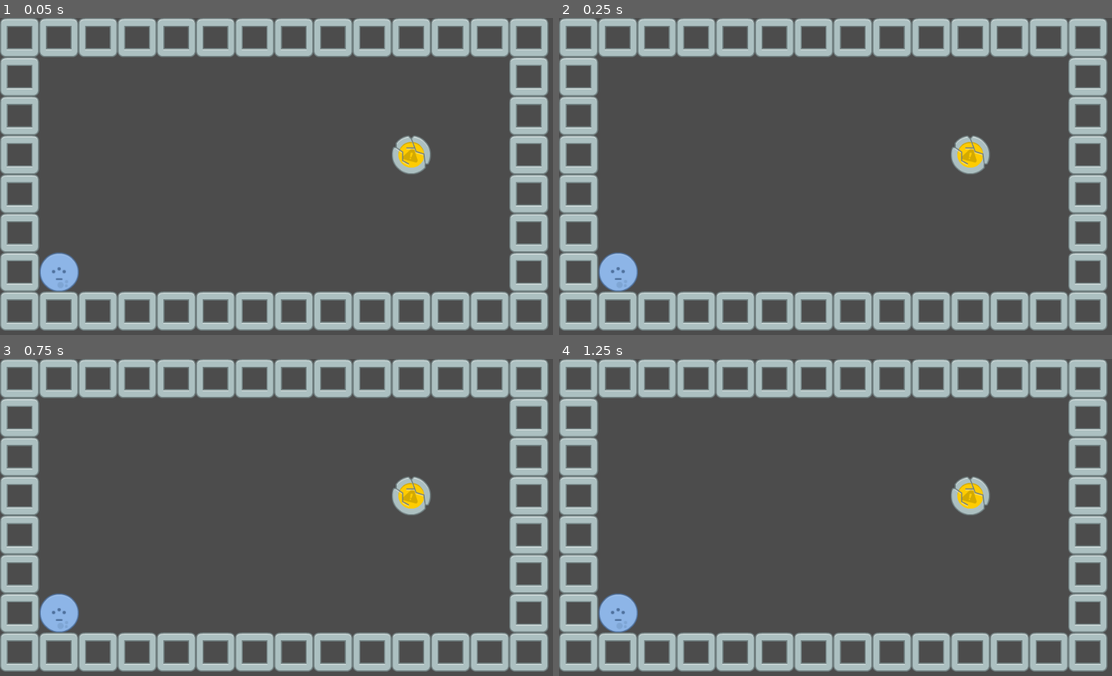
Above: before the commit, frames 1-4 (two rows, left to right).
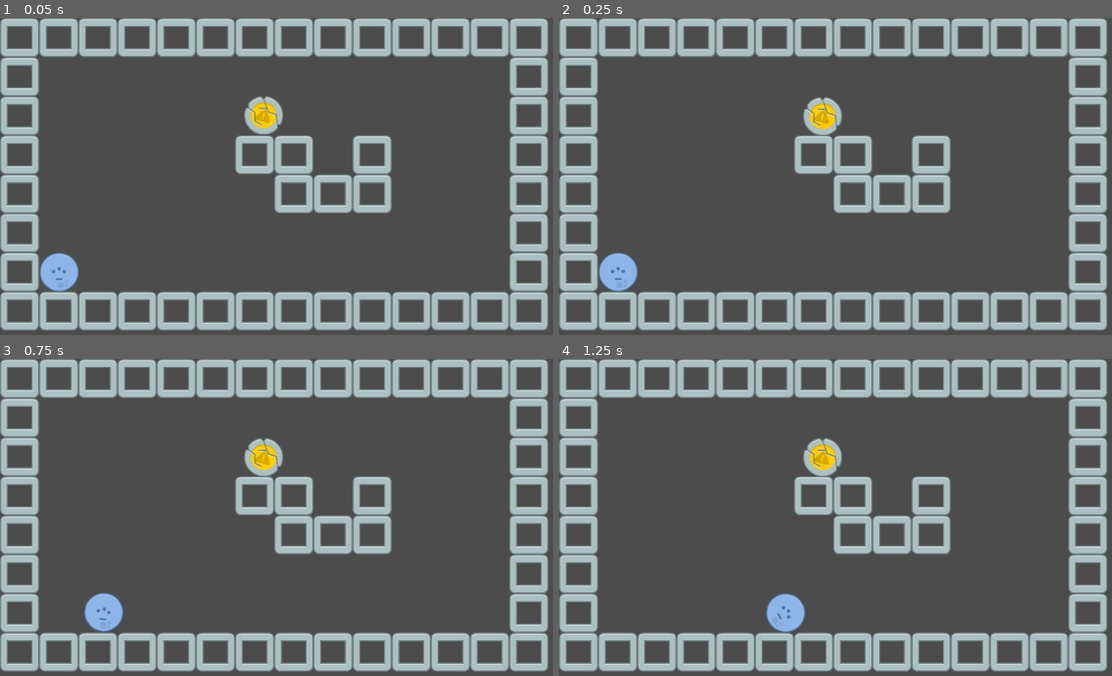
Above: after the commit, the same moments.

Repository: bsu-cs315/P1-Projectile-Launch
Game: Godot game, scene res://project/src/Level.tscn
Two runs of this game, one before a commit and one after it. Both use one fixed random seed, a clock stepped at 60 frames per second and the inputs below. Before the commit the project has no main scene; this scene is started directly in both runs.
Inputs:
- Up to frame 1 (0.05 s): no input
- Up to frame 2 (0.25 s): no input
- Up to frame 3 (0.75 s): tap Enter at 0.5 s; hold D (LaunchRight, bound only after the commit) from 0.53 s (still down); tap Down (DecreaseStrength, bound only after the commit) at 0.6 s
- Up to frame 4 (1.25 s): keep holding D (LaunchRight, bound only after the commit)

The runs differ from the first frame. In frame 1, 4.8% of the frame differs, in the area x 42-78%, y 24-62%; in frame 2, 4.8%; in frame 3, 6.2%, in the area x 7-78%, y 24-87%; in frame 4, 6.2%.

Commit message:
add README file and Target scene

Diff:
--- a/project.godot
+++ b/project.godot
@@ -16,7 +16,36 @@
 [application]
 
 config/name="ProjectileLaunch"
+run/main_scene="res://project/src/Level.tscn"
 config/icon="res://icon.png"
+
+[input]
+
+LaunchUp={
+"deadzone": 0.5,
+"events": [ Object(InputEventKey,"resource_local_to_scene":false,"resource_name":"","device":0,"alt":false,"shift":false,"control":false,"meta":false,"command":false,"pressed":false,"scancode":87,"unicode":0,"echo":false,"script":null)
+ ]
+}
+LaunchRight={
+"deadzone": 0.5,
+"events": [ Object(InputEventKey,"resource_local_to_scene":false,"resource_name":"","device":0,"alt":false,"shift":false,"control":false,"meta":false,"command":false,"pressed":false,"scancode":68,"unicode":0,"echo":false,"script":null)
+ ]
+}
+LaunchUpRight={
+"deadzone": 0.5,
+"events": [ Object(InputEventKey,"resource_local_to_scene":false,"resource_name":"","device":0,"alt":false,"shift":false,"control":false,"meta":false,"command":false,"pressed":false,"scancode":32,"unicode":0,"echo":false,"script":null)
+ ]
+}
+IncreaseStrength={
+"deadzone": 0.5,
+"events": [ Object(InputEventKey,"resource_local_to_scene":false,"resource_name":"","device":0,"alt":false,"shift":false,"control":false,"meta":false,"command":false,"pressed":false,"scancode":16777232,"unicode":0,"echo":false,"script":null)
+ ]
+}
+DecreaseStrength={
+"deadzone": 0.5,
+"events": [ Object(InputEventKey,"resource_local_to_scene":false,"resource_name":"","device":0,"alt":false,"shift":false,"control":false,"meta":false,"command":false,"pressed":false,"scancode":16777234,"unicode":0,"echo":false,"script":null)
+ ]
+}
 
 [rendering]
 
--- a/project/src/Level.tscn
+++ b/project/src/Level.tscn
@@ -1,13 +1,10 @@
-[gd_scene load_steps=8 format=2]
+[gd_scene load_steps=6 format=2]
 
 [ext_resource path="res://project/assets/elementStone027.png" type="Texture" id=1]
 [ext_resource path="res://project/src/Projectile.tscn" type="PackedScene" id=2]
-[ext_resource path="res://project/assets/elementExplosive045.png" type="Texture" id=3]
+[ext_resource path="res://project/src/Target.tscn" type="PackedScene" id=3]
 
 [sub_resource type="ConvexPolygonShape2D" id=1]
-points = PoolVector2Array( 70, 70, 0, 70, 0, 0, 70, 0 )
-
-[sub_resource type="ConvexPolygonShape2D" id=4]
 points = PoolVector2Array( 70, 70, 0, 70, 0, 0, 70, 0 )
 
 [sub_resource type="TileSet" id=2]
@@ -32,30 +29,6 @@
 "shape_transform": Transform2D( 1, 0, 0, 1, 0, 0 )
 } ]
 0/z_index = 0
-1/name = "elementExplosive045.png 1"
-1/texture = ExtResource( 3 )
-1/tex_offset = Vector2( 0, 0 )
-1/modulate = Color( 1, 1, 1, 1 )
-1/region = Rect2( 0, 0, 70, 70 )
-1/tile_mode = 0
-1/occluder_offset = Vector2( 0, 0 )
-1/navigation_offset = Vector2( 0, 0 )
-1/shape_offset = Vector2( 0, 0 )
-1/shape_transform = Transform2D( 1, 0, 0, 1, 0, 0 )
-1/shape = SubResource( 4 )
-1/shape_one_way = false
-1/shape_one_way_margin = 1.0
-1/shapes = [ {
-"autotile_coord": Vector2( 0, 0 ),
-"one_way": false,
-"one_way_margin": 1.0,
-"shape": SubResource( 4 ),
-"shape_transform": Transform2D( 1, 0, 0, 1, 0, 0 )
-} ]
-1/z_index = 0
-
-[sub_resource type="PhysicsMaterial" id=3]
-bounce = 5.0
 
 [node name="Level" type="Node2D"]
 
@@ -63,8 +36,11 @@
 tile_set = SubResource( 2 )
 cell_size = Vector2( 70, 70 )
 format = 1
-tile_data = PoolIntArray( 0, 0, 0, 1, 0, 0, 2, 0, 0, 3, 0, 0 …(129 unchanged characters)…  0, 0, 131085, 0, 0, 196608, 0, 0, 196618, 1, 0, 196621, 0, 0, 262144, 0, 0, 262157, 0, 0, 327680, 0, 0, 3276 …(234 unchanged characters)…
+tile_data = PoolIntArray( 0, 0, 0, 1, 0, 0, 2, 0, 0, 3, 0, 0 …(129 unchanged characters)…  0, 0, 131085, 0, 0, 196608, 0, 0, 196614, 0, 0, 196615, 0, 0, 196617, 0, 0, 196621, 0, 0, 262144, 0, 0, 262151, 0, 0, 262152, 0, 0, 262153, 0, 0, 262157, 0, 0, 327680, 0, 0, 3276 …(234 unchanged characters)…
 
 [node name="Projectile" parent="." instance=ExtResource( 2 )]
 position = Vector2( 105.792, 455.577 )
-physics_material_override = SubResource( 3 )
+
+[node name="Target" parent="." instance=ExtResource( 3 )]
+position = Vector2( 471.165, 174.372 )
+gravity_scale = 0.75
--- a/project/src/Projectile.gd
+++ b/project/src/Projectile.gd
@@ -1,10 +1,30 @@
 extends RigidBody2D
 
 export var strength : float = 500
-
+var ready_for_launch : bool = true
+var in_the_air : bool = false
+var projectile_state : bool = ready_for_launch
 
 func _process(delta):
-	if Input.is_action_just_pressed("ui_up"):
-		var direction = Vector2(1,-1).normalized()
-		var velocity = direction * strength
-		apply_impulse(Vector2.ZERO, velocity)
+	if projectile_state == ready_for_launch:
+		if Input.is_action_just_pressed("LaunchUp"):
+			var direction = Vector2(0,-1).normalized()
+			var velocity = direction * strength
+			apply_impulse(Vector2.ZERO, velocity)
+			projectile_state  = in_the_air
+		if Input.is_action_just_pressed("LaunchRight"):
+			var direction = Vector2(1,0).normalized()
+			var velocity = direction * strength
+			projectile_state  = in_the_air
+			apply_impulse(Vector2.ZERO, velocity)
+		if Input.is_action_just_pressed("LaunchUpRight"):
+			var direction = Vector2(1,-1).normalized()
+			var velocity = direction * strength
+			apply_impulse(Vector2.ZERO, velocity)
+			projectile_state  = in_the_air
+	if Input.is_action_just_pressed("IncreaseStrength"):
+		strength += 25
+		print(strength)
+	if Input.is_action_just_pressed("DecreaseStrength"):
+		strength -= 25
+		print(strength)
--- /dev/null
+++ b/project/src/Target.tscn
@@ -0,0 +1,14 @@
+[gd_scene load_steps=3 format=2]
+
+[ext_resource path="res://project/assets/elementExplosive045.png" type="Texture" id=1]
+
+[sub_resource type="CircleShape2D" id=1]
+radius = 34.0809
+
+[node name="Target" type="RigidBody2D"]
+
+[node name="CollisionShape2D" type="CollisionShape2D" parent="."]
+shape = SubResource( 1 )
+
+[node name="Sprite" type="Sprite" parent="."]
+texture = ExtResource( 1 )
Not shown, added: README.md
